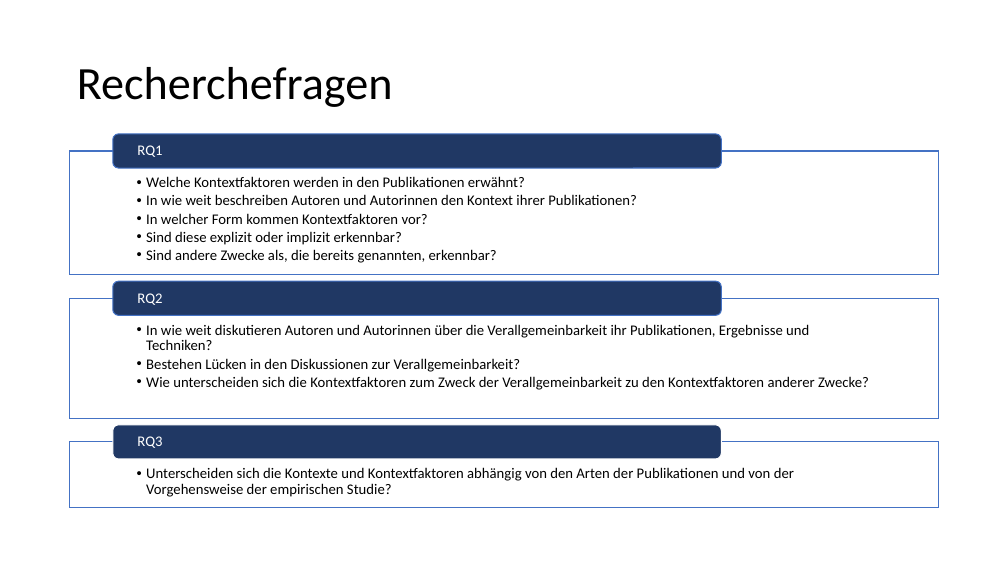
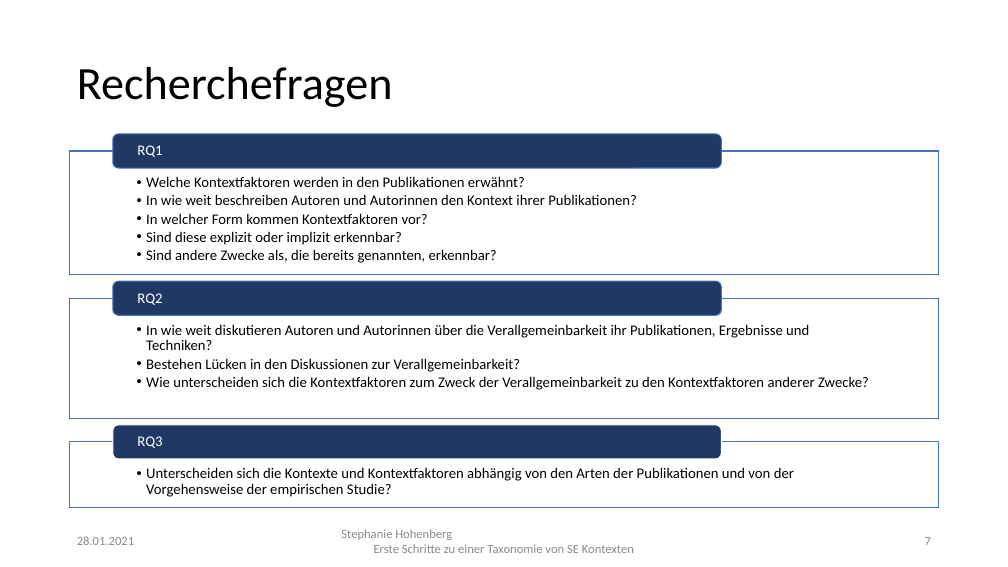
Before and after one commit to StephanieHohenberg/TSEK-Analyzer, a slide deck: slide 7 of documents/presentation.pptx (slide 4 before the commit). Drawn at 1008x567 pixels with LibreOffice and Linux fonts; fonts in the diff are those of the drawing. Boxes give left, top, right and bottom in pixels: in the first picture for what was removed or moved away, otherwise in the second. Text is boxed around its words. In the diff, an @@ line names an element or a change of style, - is before the commit and + after.

```diff
--- a/documents/presentation.pptx
+++ b/documents/presentation.pptx
@@ text added at (77, 536, 134, 545), 12 pt, text #8C8C8C @@
+28.01.2021
@@ text added at (341, 529, 634, 553), 12 pt, text #8C8C8C @@
+Stephanie Hohenberg
+Erste Schritte zu einer Taxonomie von SE Kontexten
@@ page number added at (925, 537, 931, 545), 12 pt, text #8C8C8C @@
+7
```
Also in this commit, not shown: 3 other slides changed, 18 slides added, 3 slides removed, 2 other files.
